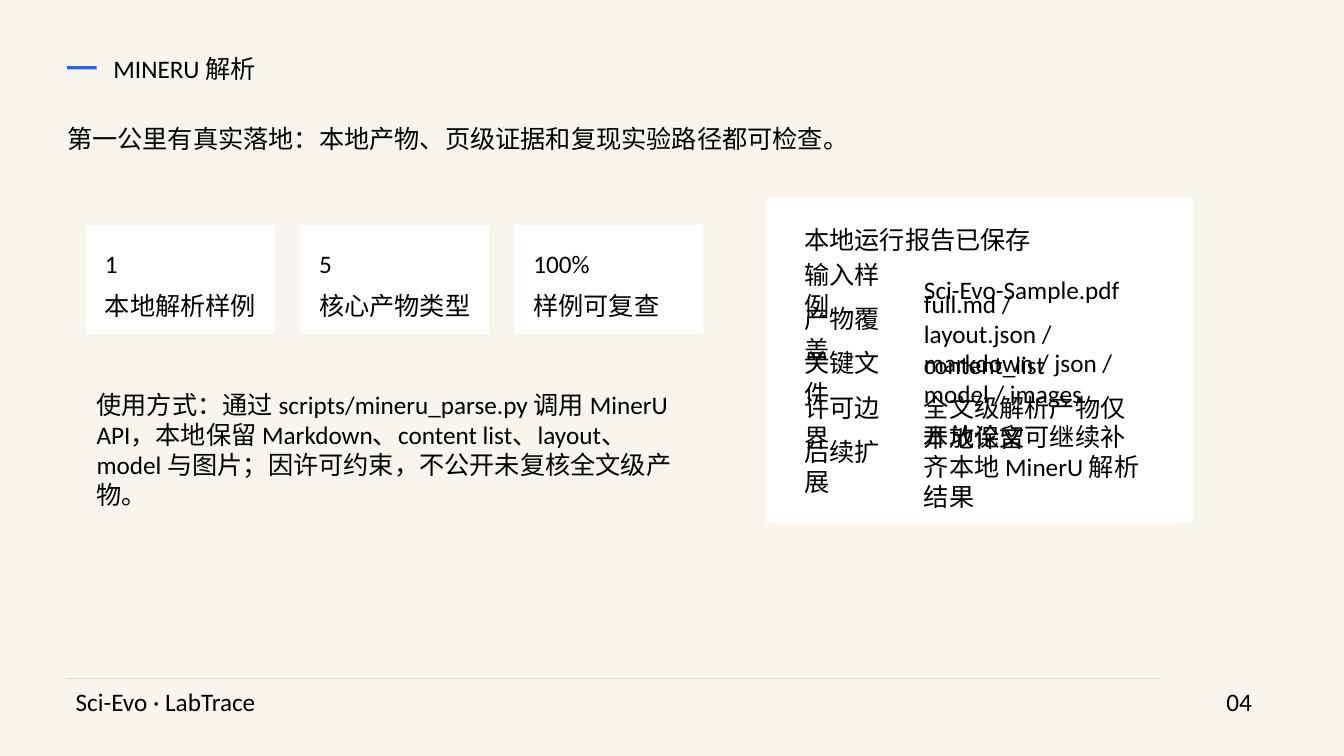
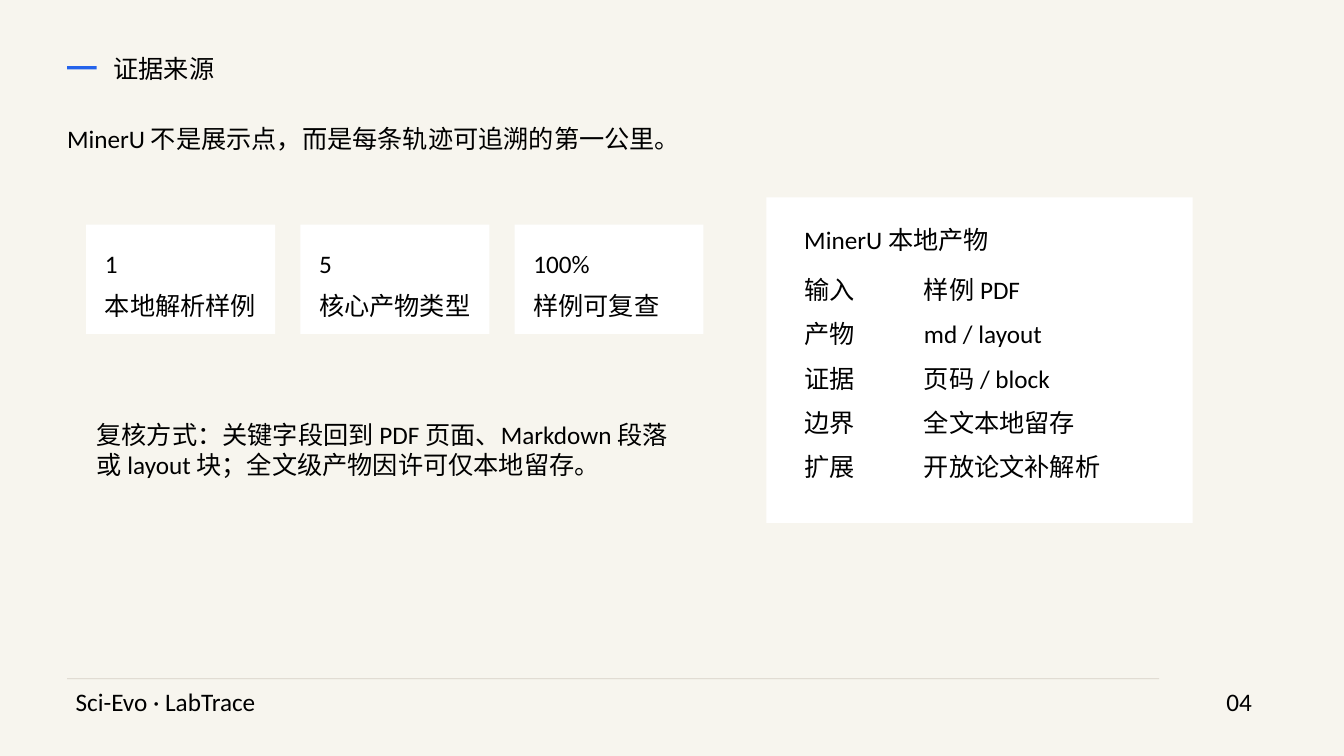
Before and after one commit to medisean/Sci-Evo-LabTrace, a slide deck: slide 4 of outputs/submission_pack/deliverables/scievo_labtrace_overview.pptx. Drawn at 1344x756 pixels with LibreOffice and Linux fonts; fonts in the diff are those of the drawing. Boxes give left, top, right and bottom in pixels: in the first picture for what was removed or moved away, otherwise in the second. Text is boxed around its words. In the diff, an @@ line names an element or a change of style, - is before the commit and + after.

```diff
--- a/outputs/submission_pack/deliverables/scievo_labtrace_overview.pptx
+++ b/outputs/submission_pack/deliverables/scievo_labtrace_overview.pptx
@@ text at box(113, 56, 214, 80): text changed @@
-MINERU 解析
+证据来源
@@ text at box(67, 126, 680, 151): text changed @@
-第一公里有真实落地：本地产物、页级证据和复现实验路径都可检查。
+MinerU 不是展示点，而是每条轨迹可追溯的第一公里。
@@ text at box(804, 227, 989, 251): text changed @@
-本地运行报告已保存
+MinerU 本地产物
@@ text at box(804, 278, 854, 301): text changed @@
-输入样例
+输入
@@ text at box(924, 277, 1020, 301): text changed @@
-Sci-Evo-Sample.pdf
+样例 PDF
@@ text at box(804, 322, 854, 345): text changed @@
-产物覆盖
+产物
@@ text at box(924, 325, 1041, 347): text changed @@
-full.md / layout.json / content_list
+md / layout
@@ text at box(804, 367, 854, 390): text changed @@
-关键文件
+证据
@@ text at box(924, 368, 1049, 390): text changed @@
-markdown / json / model / images
+页码 / block
@@ text at box(804, 411, 854, 434): text changed @@
-许可边界
+边界
@@ text at box(924, 410, 1075, 434): text changed @@
-全文级解析产物仅本地保留
+全文本地留存
@@ text at box(97, 422, 667, 478): text changed @@
-使用方式：通过 scripts/mineru_parse.py 调用 MinerU API，本地保留 Markdown、content list、layout、model 与图片；因许可约束，不公开未复核全文级产物。
+复核方式：关键字段回到 PDF 页面、Markdown 段落或 layout 块；全文级产物因许可仅本地留存。
@@ text at box(804, 455, 854, 478): text changed @@
-后续扩展
+扩展
@@ text at box(924, 454, 1100, 478): text changed @@
-开放论文可继续补齐本地 MinerU 解析结果
+开放论文补解析
```
Also in this commit, not shown: 9 other slides changed, 1 other file.
